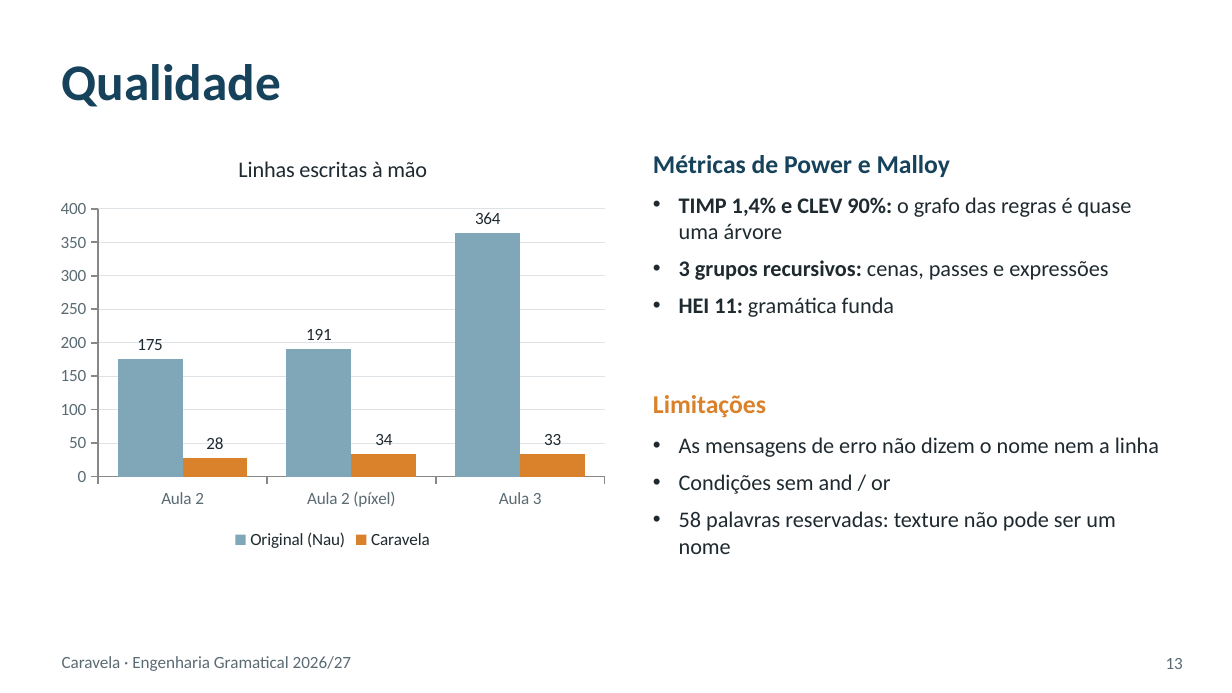
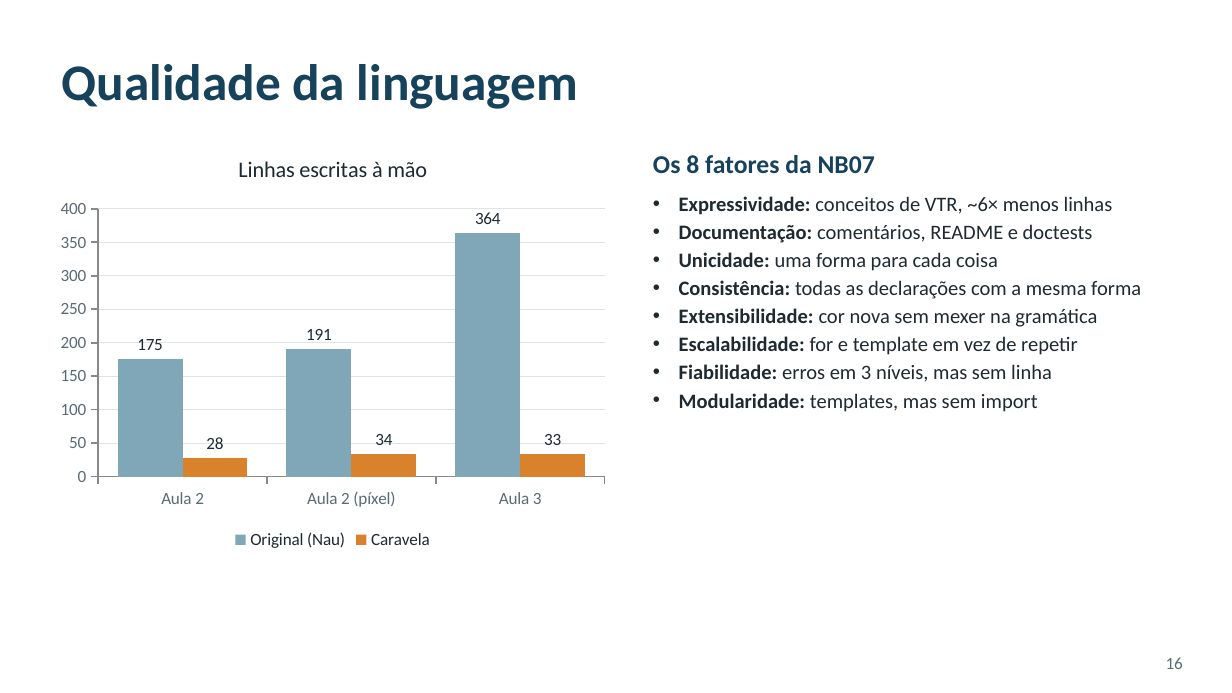
Before and after one commit to RafaelaAntunes17/trabalho_EG, a slide deck: slide 16 of Fase _I/Apresentacao_Caravela_v2.pptx (slide 13 before the commit). Drawn at 1232x693 pixels with LibreOffice and Linux fonts; fonts in the diff are those of the drawing. Boxes give left, top, right and bottom in pixels: in the first picture for what was removed or moved away, otherwise in the second. Text is boxed around its words. In the diff, an @@ line names an element or a change of style, - is before the commit and + after.

```diff
--- a/Fase _I/Apresentacao_Caravela_v2.pptx
+++ b/Fase _I/Apresentacao_Caravela_v2.pptx
@@ title at (62, 64, 578, 109): text changed @@
-Qualidade
+Qualidade da linguagem
@@ text at (653, 155, 875, 173): text changed @@
-Métricas de Power e Malloy
+Os 8 fatores da NB07
@@ text at (679, 196, 1141, 412): text changed; size 13 to 12 pt @@
-• TIMP 1,4% e CLEV 90%: o grafo das regras é quase uma árvore
-• 3 grupos recursivos: cenas, passes e expressões
-• HEI 11: gramática funda
+• Expressividade: conceitos de VTR, ~6× menos linhas
+• Documentação: comentários, README e doctests
+• Unicidade: uma forma para cada coisa
+• Consistência: todas as declarações com a mesma forma
+• Extensibilidade: cor nova sem mexer na gramática
+• Escalabilidade: for e template em vez de repetir
+• Fiabilidade: erros em 3 níveis, mas sem linha
+• Modularidade: templates, mas sem import
@@ text removed at (653, 395, 766, 418) @@
-Limitações
@@ text removed at (679, 437, 1159, 554) @@
-• As mensagens de erro não dizem o nome nem a linha
-• Condições sem and / or
-• 58 palavras reservadas: texture não pode ser um nome
@@ text removed at (62, 656, 351, 671) @@
-Caravela · Engenharia Gramatical 2026/27
@@ page number at (1166, 657, 1183, 669): text changed @@
-13
+16
```
Also in this commit, not shown: 11 other slides changed, 5 slides added, 1 slide removed, 15 other files.
